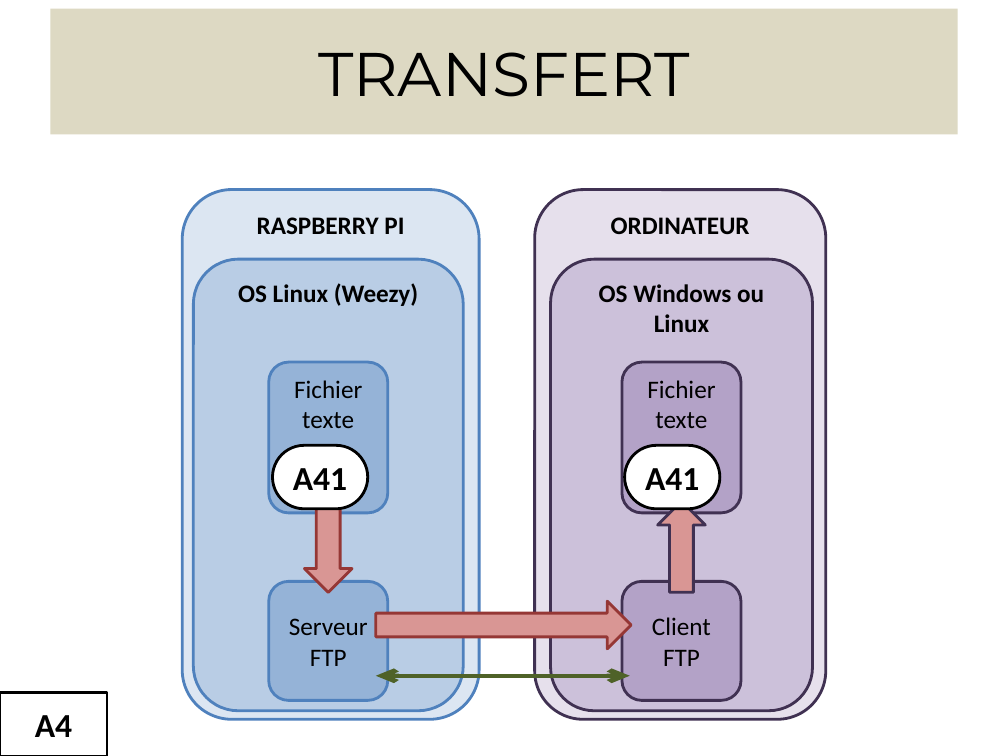
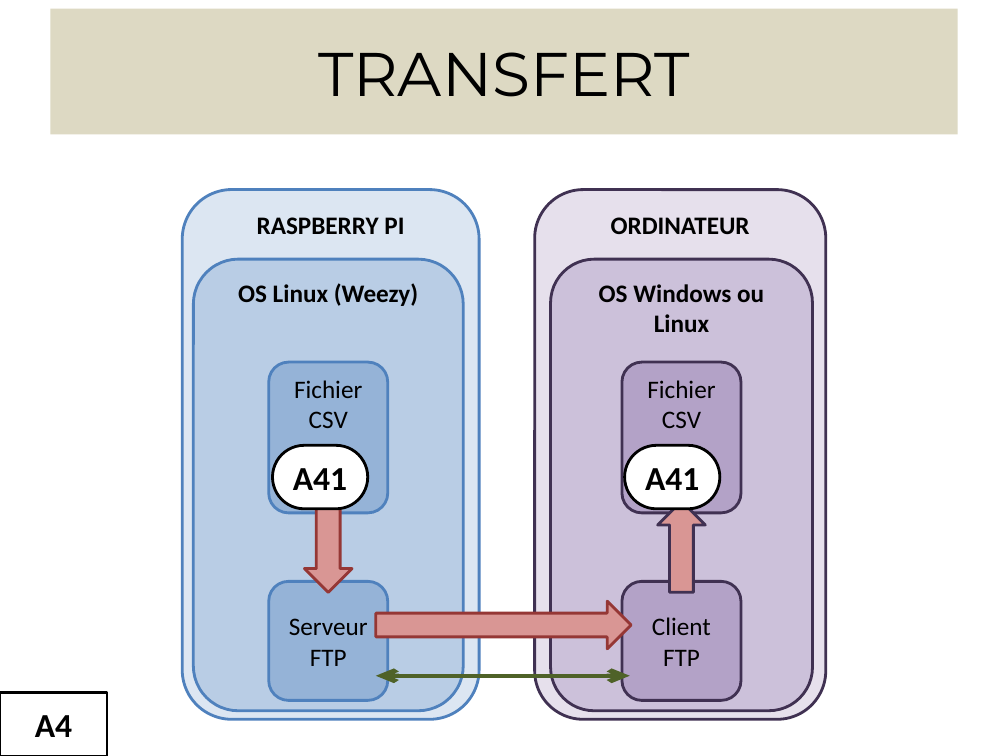
Before and after one commit to sebastien0/ConsoCompteurElectrique_avec_RPi, a slide deck: slide 7 of Documents/Illustrations.pptx. Drawn at 1008x756 pixels with LibreOffice and Linux fonts; fonts in the diff are those of the drawing. Boxes give left, top, right and bottom in pixels: in the first picture for what was removed or moved away, otherwise in the second. Text is boxed around its words. In the diff, an @@ line names an element or a change of style, - is before the commit and + after.

```diff
--- a/Documents/Illustrations.pptx
+++ b/Documents/Illustrations.pptx
@@ text in rounded rectangle at box(294, 380, 362, 428): text changed @@
-Fichier texte
+Fichier CSV
@@ text in rounded rectangle at box(647, 380, 715, 428): text changed @@
-Fichier texte
+Fichier CSV
```
Also in this commit, not shown: 3 other slides changed, 6 slides added, 1 other file.
